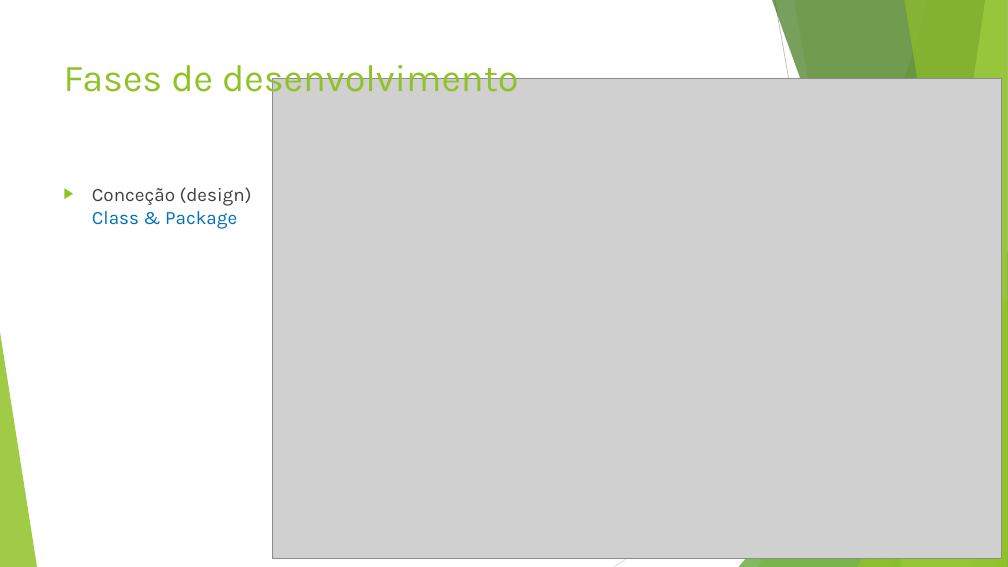
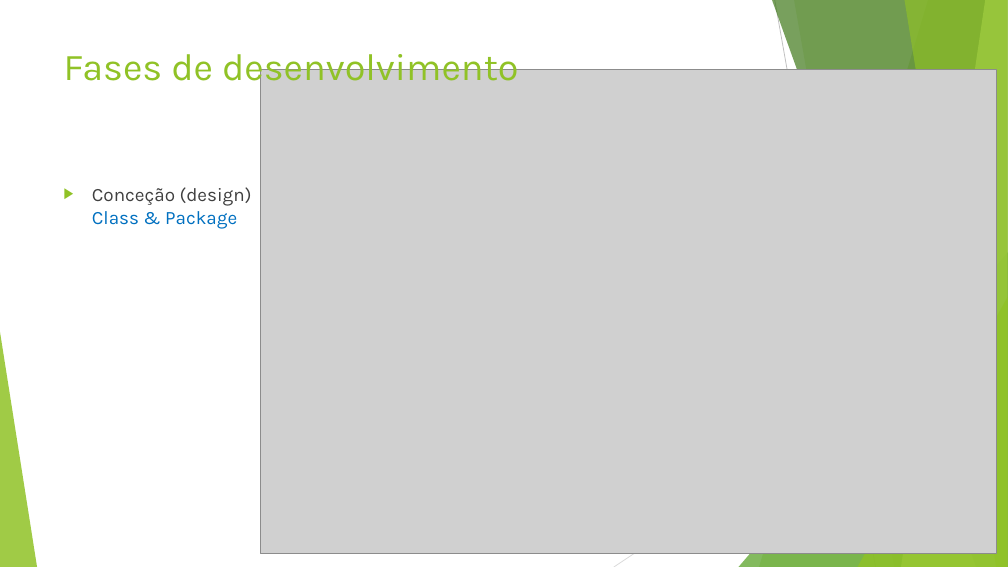
Before and after one commit to alscoundrel/MyClinic, a slide deck: slide 5 of Apresentação.pptx. Drawn at 1008x567 pixels with LibreOffice and Linux fonts; fonts in the diff are those of the drawing; grey boxes stand for pictures. Boxes give left, top, right and bottom in pixels: in the first picture for what was removed or moved away, otherwise in the second. Text is boxed around its words. In the diff, an @@ line names an element or a change of style, - is before the commit and + after.

```diff
--- a/Apresentação.pptx
+++ b/Apresentação.pptx
@@ title "Fases de desenvolvimento": place and size @@
-title "Fases de desenvolvimento" at box(64, 57, 519, 101)
+title "Fases de desenvolvimento" at box(64, 46, 519, 90)
@@ picture: place and size @@
-picture at box(272, 79, 1001, 558)
+picture at box(261, 70, 997, 554)
```
Also in this commit, not shown: 3 other slides changed, 6 slides added, 1 slide removed.
